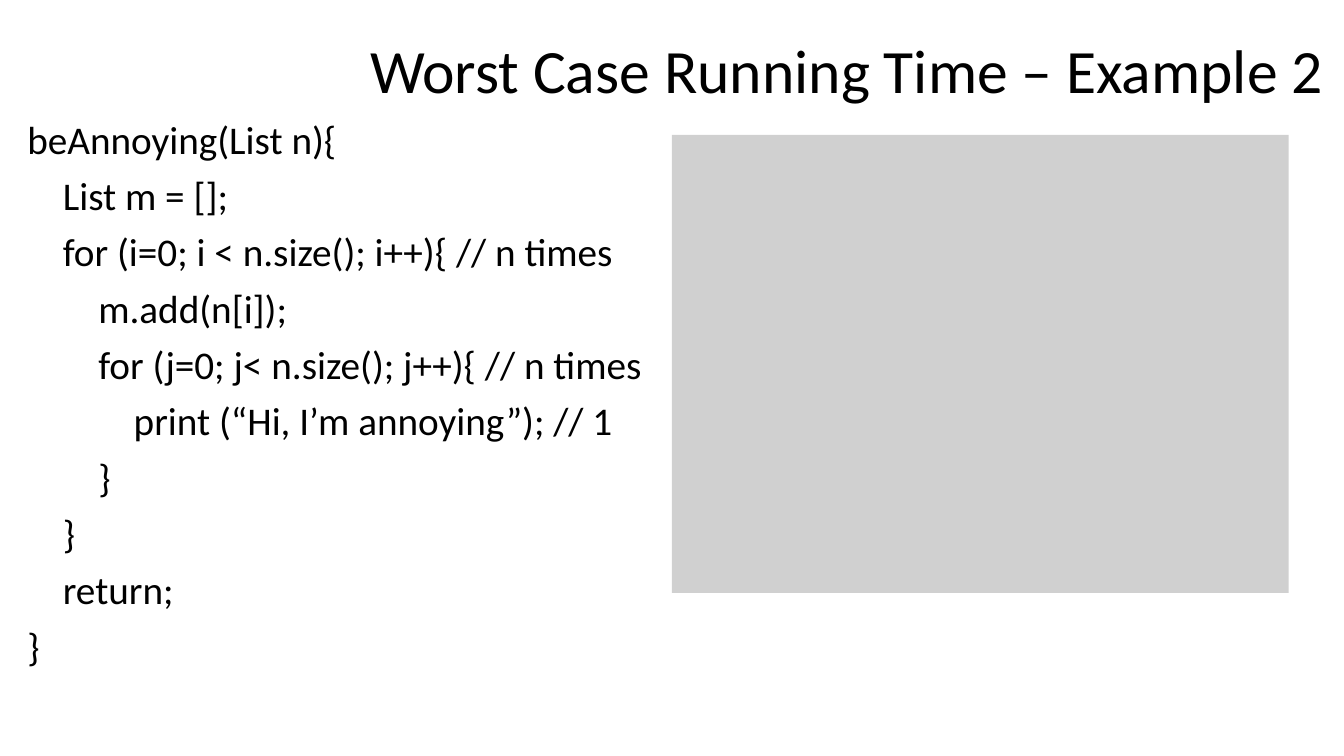
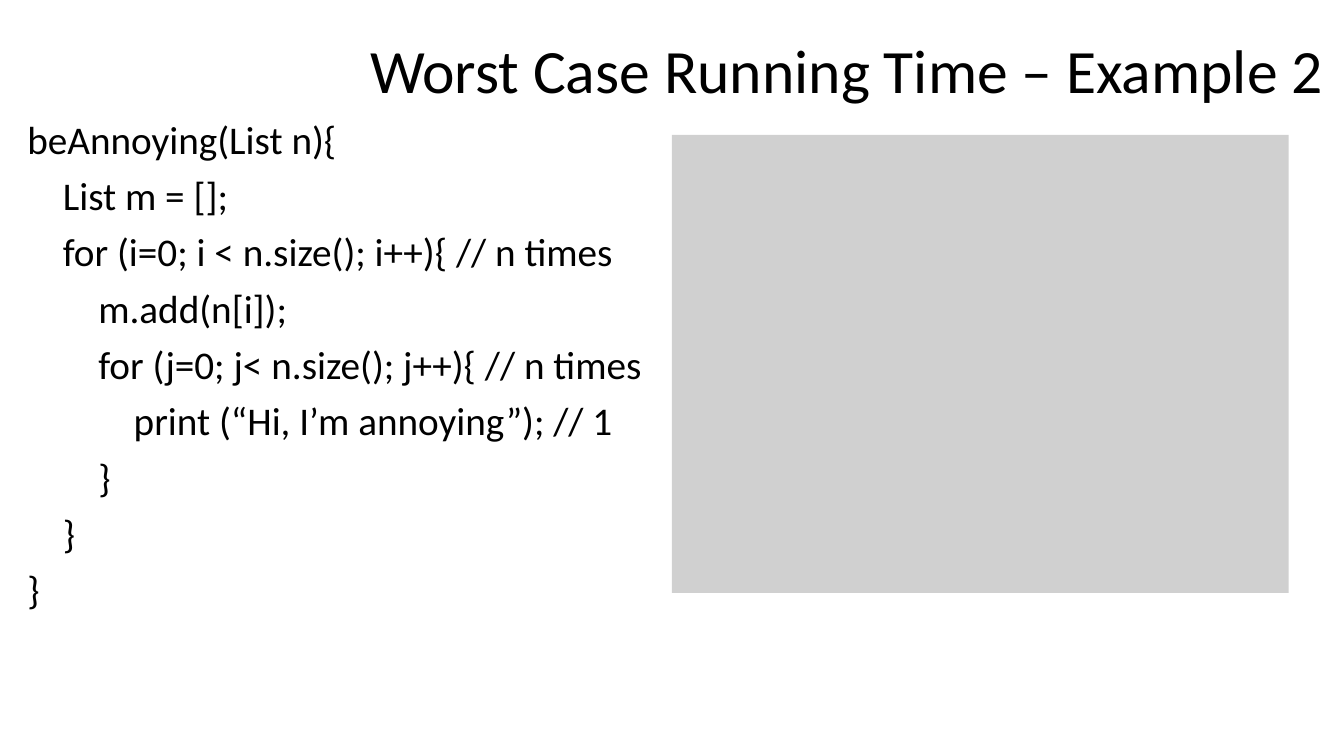
Before and after one commit to natebrunelle/cse332, a slide deck: slide 26 of markdown/files/slides/lecture2_analysis1.pptx (slide 22 before the commit). Drawn at 1344x756 pixels with LibreOffice and Linux fonts; fonts in the diff are those of the drawing; grey boxes stand for pictures. Boxes give left, top, right and bottom in pixels: in the first picture for what was removed or moved away, otherwise in the second. Text is boxed around its words. In the diff, an @@ line names an element or a change of style, - is before the commit and + after.

```diff
--- a/markdown/files/slides/lecture2_analysis1.pptx
+++ b/markdown/files/slides/lecture2_analysis1.pptx
@@ text at (x1=63, y1=579, x2=174, y2=609): paragraph removed @@
-return;
```
Also in this commit, not shown: 12 other slides changed, 7 slides added, 3 slides removed, 2 other files.
